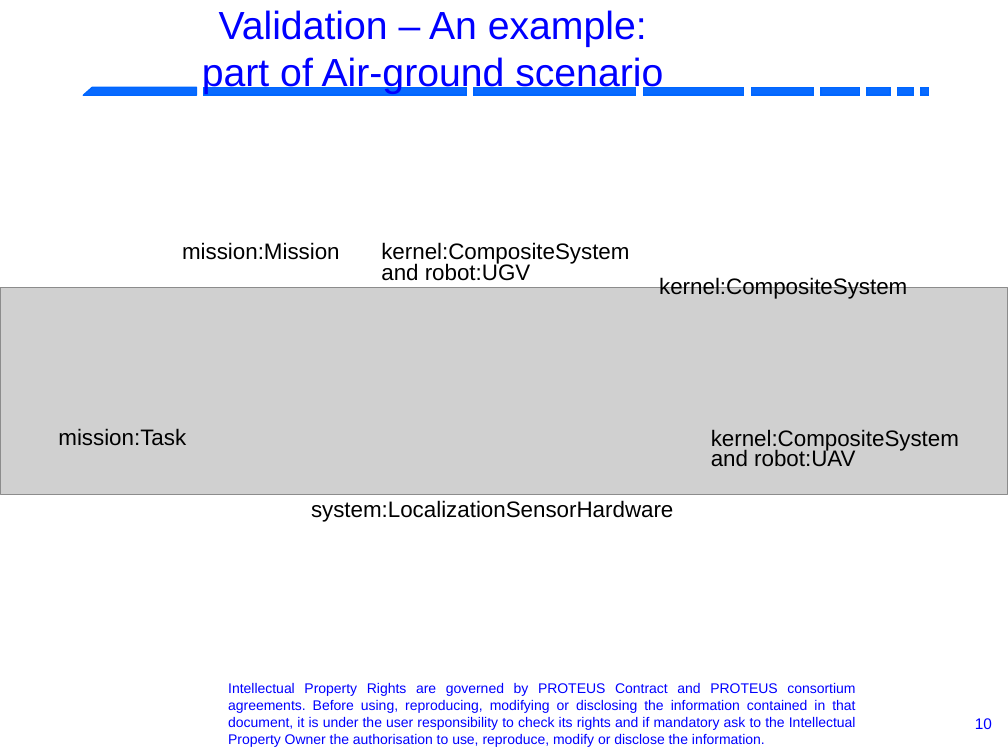
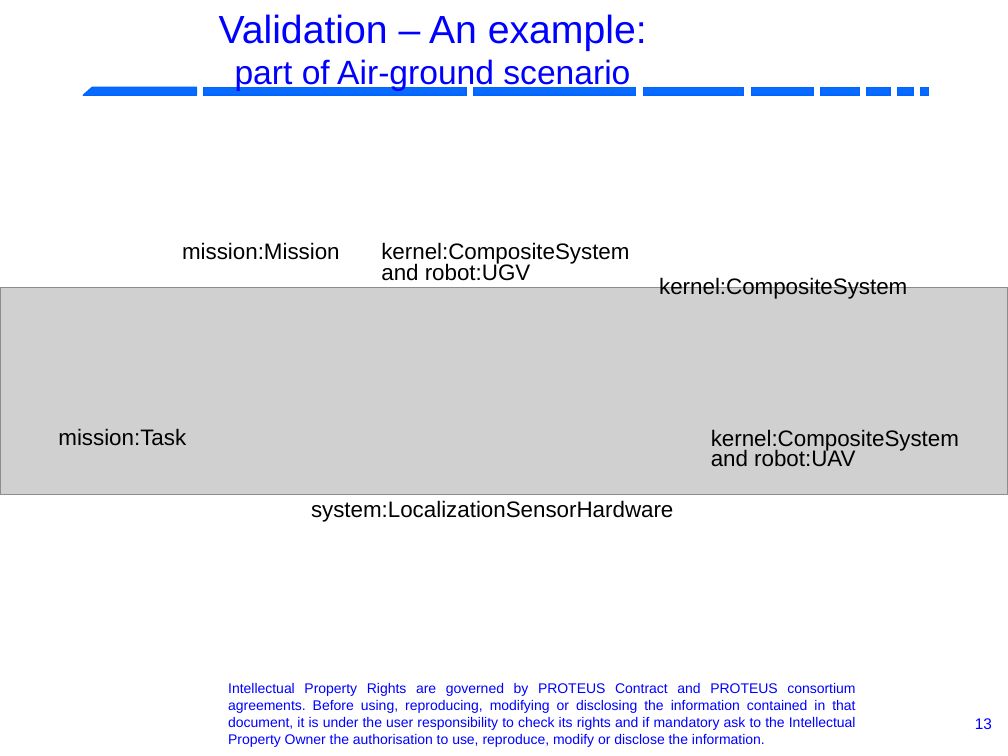
Before and after one commit to RobotML/RobotML, a slide deck: slide 13 of Ontologies/ORA/Meetings/20131103-IROS-Tokyo/R4.1.6-P5.9-ARoboticOntology.odp (slide 10 before the commit). Drawn at 1008x756 pixels with LibreOffice and Linux fonts; fonts in the diff are those of the drawing; grey boxes stand for pictures; background and template pictures are left out. Boxes give left, top, right and bottom in pixels: in the first picture for what was removed or moved away, otherwise in the second. Text is boxed around its words. In the diff, an @@ line names an element or a change of style, - is before the commit and + after.

```diff
--- a/Ontologies/ORA/Meetings/20131103-IROS-Tokyo/R4.1.6-P5.9-ARoboticOntology.odp
+++ b/Ontologies/ORA/Meetings/20131103-IROS-Tokyo/R4.1.6-P5.9-ARoboticOntology.odp
@@ title "Validation – An example: part ..." at (219, 14, 647, 91): size 28 to 24 pt in "part of Air-ground scenario" @@
@@ page number at (975, 718, 992, 729): text changed @@
-10
+13
```
Also in this commit, not shown: 8 other slides changed, 4 slides added, 4 slides removed.
